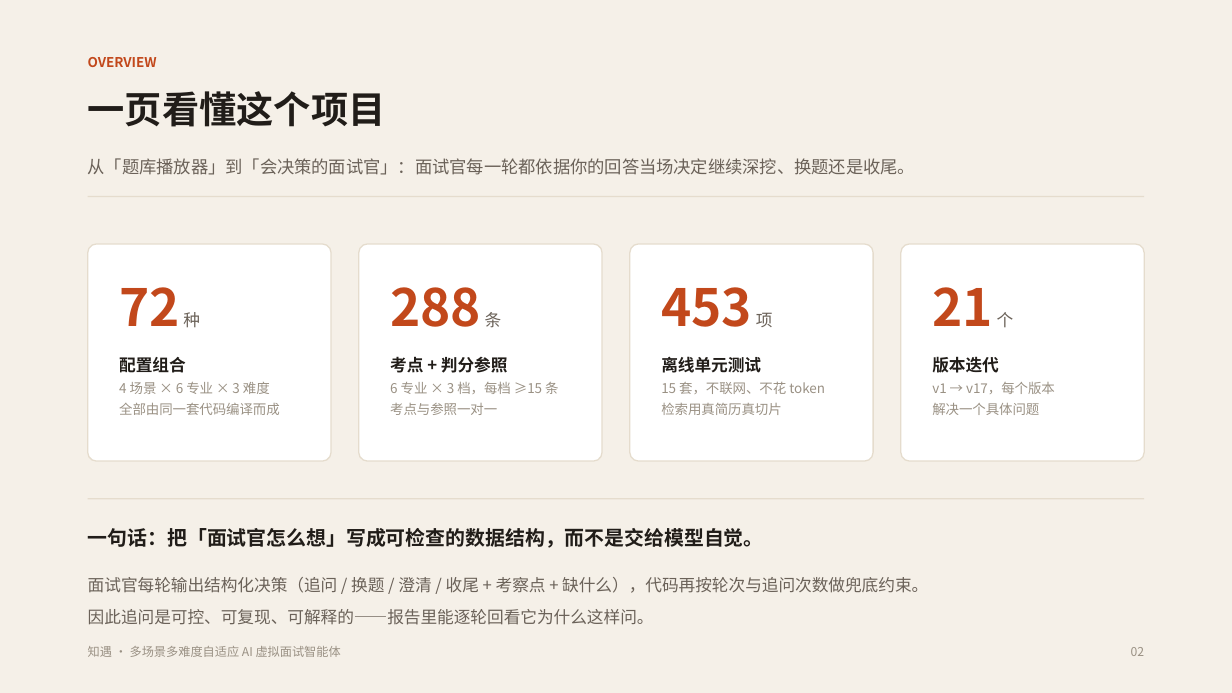
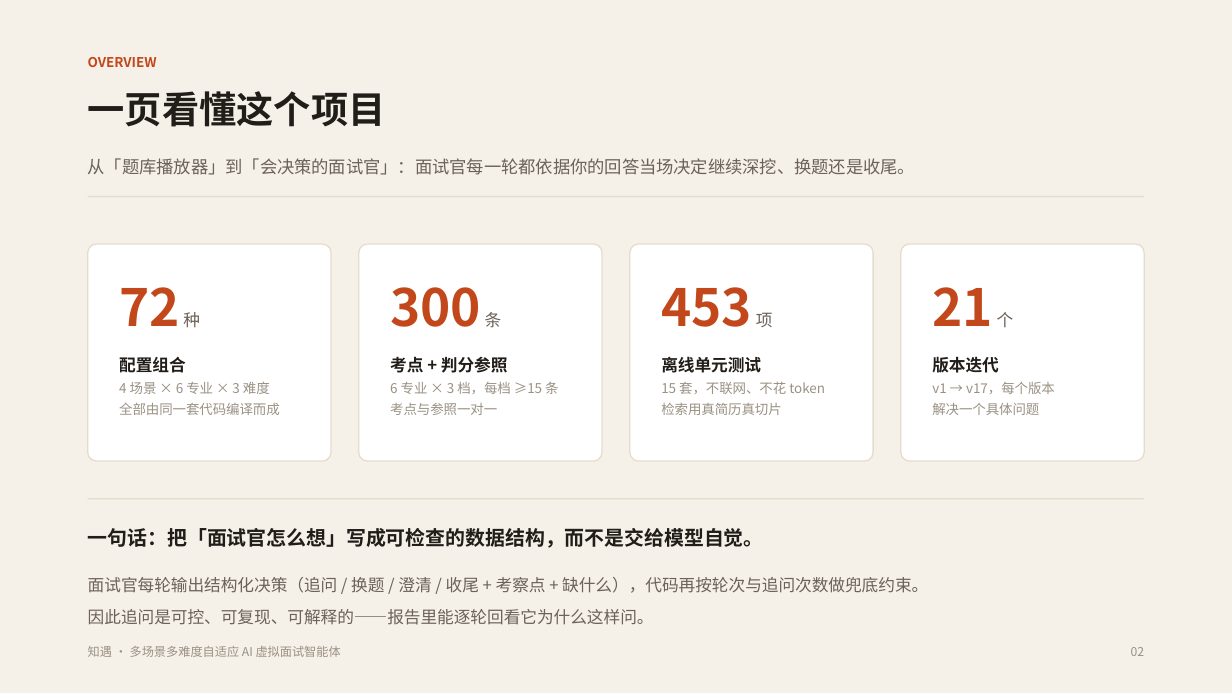
Before and after one commit to shuangxingxi/zhiyu-interview, a slide deck: slide 2 of 知遇-AI虚拟面试官-答辩.pptx. Drawn at 1232x693 pixels with LibreOffice and Linux fonts; fonts in the diff are those of the drawing. Boxes give left, top, right and bottom in pixels: in the first picture for what was removed or moved away, otherwise in the second. Text is boxed around its words. In the diff, an @@ line names an element or a change of style, - is before the commit and + after.

```diff
--- a/知遇-AI虚拟面试官-答辩.pptx
+++ b/知遇-AI虚拟面试官-答辩.pptx
@@ text at (390, 287, 502, 328): text changed @@
-288 条
+300 条
```
Also in this commit, not shown: 6 other slides changed, 8 other files.
